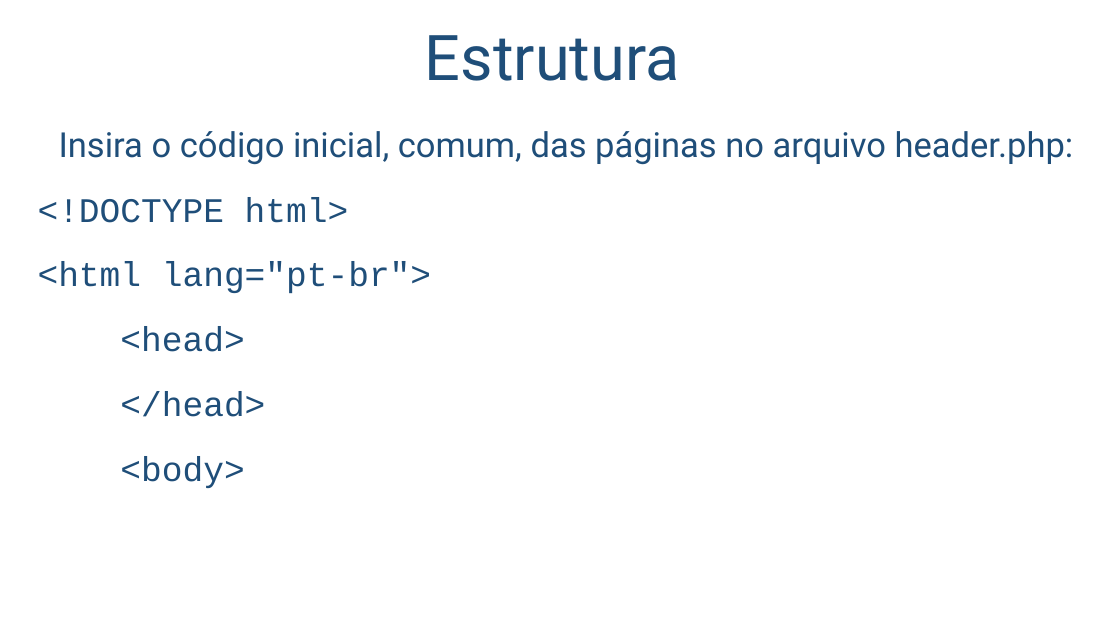
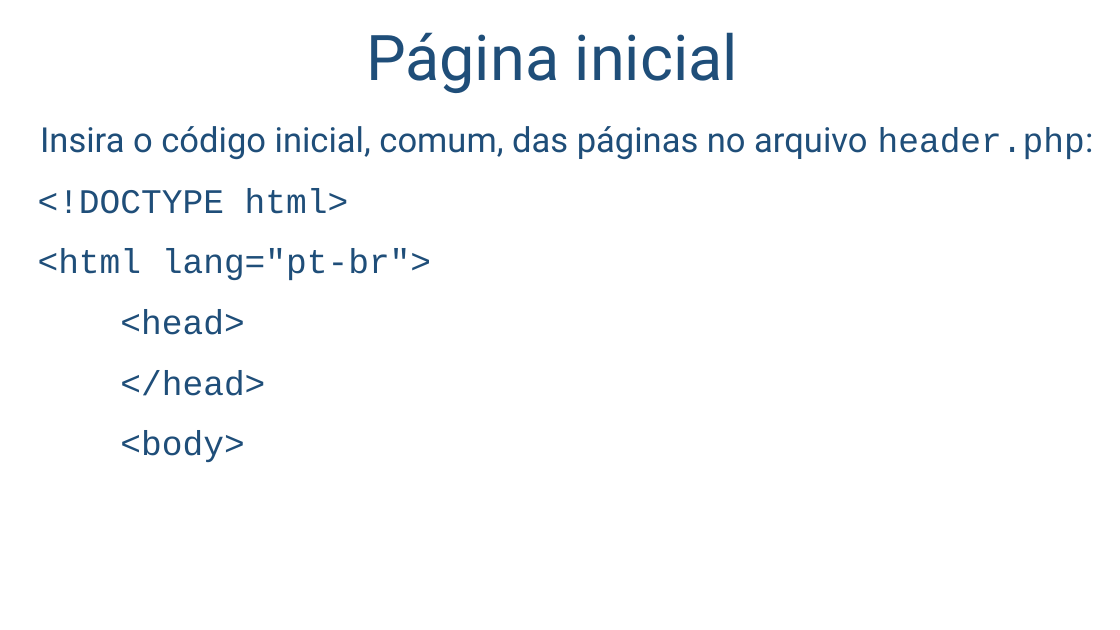
Before and after one commit to salmo-jr/public-slides, a slide deck: slide 7 of wordpress-como-criar-um-novo-tema.pptx (slide 6 before the commit). Drawn at 1120x630 pixels with LibreOffice and Linux fonts; fonts in the diff are those of the drawing; background and template pictures are left out. Boxes give left, top, right and bottom in pixels: in the first picture for what was removed or moved away, otherwise in the second. Text is boxed around its words. In the diff, an @@ line names an element or a change of style, - is before the commit and + after.

```diff
--- a/wordpress-como-criar-um-novo-tema.pptx
+++ b/wordpress-como-criar-um-novo-tema.pptx
@@ title at [366,32,738,93]: text changed @@
-Estrutura
+Página inicial
@@ text "Insira o código inicial, comum, ..." at [38,126,1094,462]: font Roboto to Courier New in "header.php:"; line spacing 1 to 0.9 @@
```
Also in this commit, not shown: 12 other slides changed, 14 slides added.
